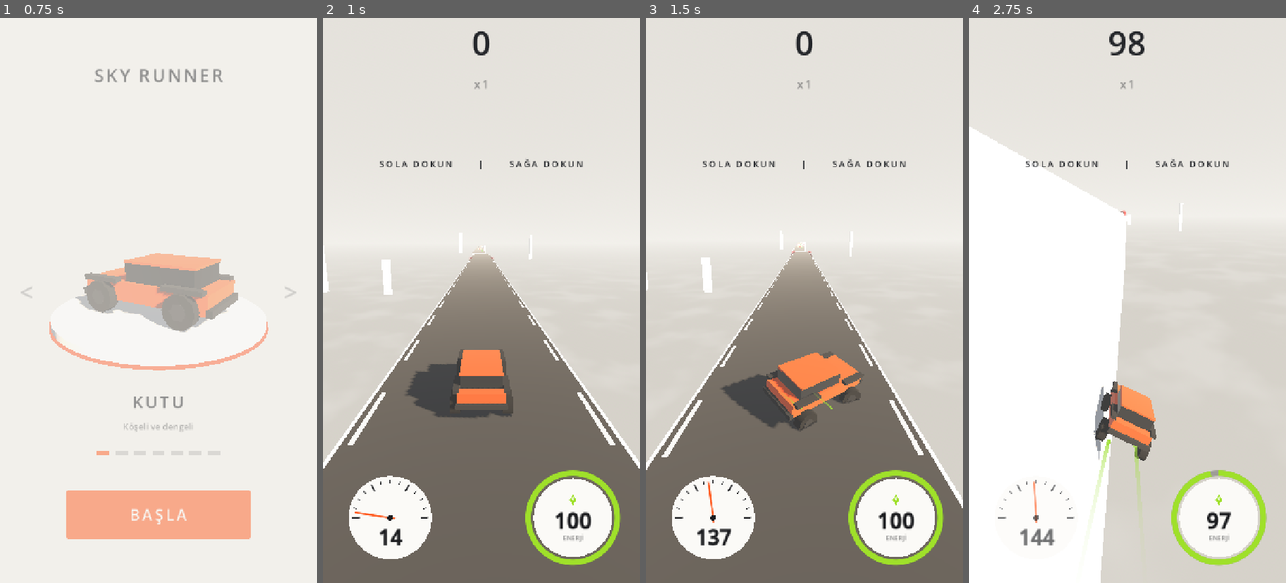
Above: before the commit, frames 1-4 (left to right).
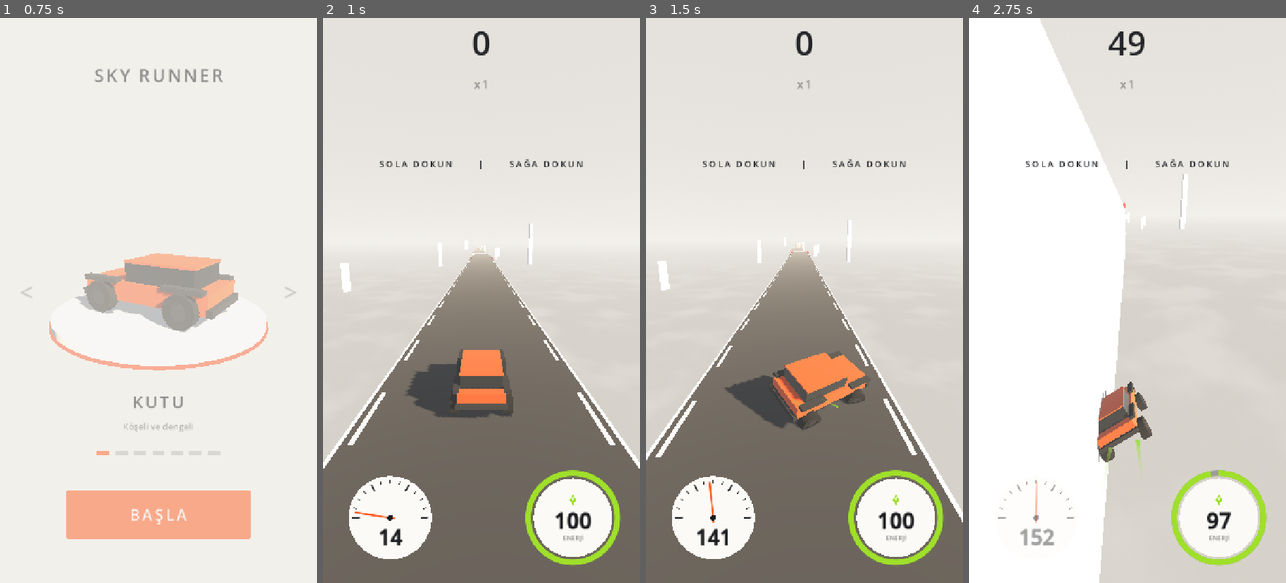
Above: after the commit, the same moments.

Repository: basarbellisan/Runny
Game: Godot game, scene res://scenes/menu.tscn
The game is run twice, just before and just after one commit, with the same random seed, the same clock (stepped at 60 frames per second) and the same inputs.
Inputs (mouse positions are in pixels of both pictures, inside the frame that each line leads up to):
- Up to frame 1 (0.75 s): click "BAŞLA" at 0.5 s
- Up to frame 2 (1 s): no input
- Up to frame 3 (1.5 s): tap Enter at 1.25, 1.35 s; move the mouse to (874, 272) at 1.27 s; hold D from 1.28 s (still down); click (874, 272) at 1.42 s
- Up to frame 4 (2.75 s): tap Space at 1.52 s; release D at 2 s; drag from (1064, 328) to (1111, 413) at 2.02 s

Frame 1 is identical in both runs. In frame 2, 0.5% of the frame differs, in the area x 0-67%, y 36-66%; in frame 3, 4.9%; in frame 4, 11%, in the area x 0-70%, y 0-100%.

Commit message:
Ayar panelinde onaylanan değerler varsayılan oldu
Hız: başlangıç 40, en yüksek/tavan 80, hızlanma 1.5, sonra 0.15. Direksiyon tepkisi 85,
havada kontrol 0.8, gaz dolma 0.5 sn, çakıl (hız 0.8, tutuş 0.05, savurma 30, etki 1.4,
sendeleme 1.3), havada yatma 40°, kendiliğinden düzelme 0, temiz iniş 2°, süspansiyon 80,
tırmanma 8.5. Yollar: boşluk zorluğu (0.1, 0.8), genişlik en az (7.5, 5) en çok (10, 8),
yan yol olasılığı 1, aksiyon 4, en dik yokuş 21°, yatık ağırlık 2, en çok yatıklık 17°,
çatal ağırlığı 2. İz ömrü 0.1-0.25.
Editör fiziği ve oyun içi kalıp kontrolü aynı hız/kontrol değerleri; en dik yokuş 21°,
yatıklık 17°. Yol uzunluk ölçeği yine başlangıç hızına göre (oynanan oyunla aynı).

Co-Authored-By: Claude Opus 5.5 <noreply@anthropic.com>
Claude-Session: https://claude.ai/code/session_016S88RPn945sNcGg6oLe6PH

Diff:
--- a/scripts/car.gd
+++ b/scripts/car.gd
@@ -26,17 +26,17 @@
 
 enum Mode { DRIVE, FALLING, FLYING, LAUNCH, DEAD }
 
-@export var start_speed := 39.5  # 142 km/sa
-@export var max_speed := 55.0
+@export var start_speed := 40.0  # 144 km/sa
+@export var max_speed := 80.0
 ## En yüksek hıza varınca hız yavaşça artmaya devam eder (m/s, her saniye), top_speed'e kadar
-@export var late_acceleration := 0.08
-@export var top_speed := 75.0
+@export var late_acceleration := 0.15
+@export var top_speed := 80.0
 ## Saniyede hız artışı (m/s)
-@export var acceleration := 0.35
+@export var acceleration := 1.5
 @export var steer_speed := 11.0
-@export var steer_accel := 70.0
+@export var steer_accel := 85.0
 ## Havadayken direksiyonun etkisi (0-1)
-@export_range(0.0, 1.0) var air_control := 0.6
+@export_range(0.0, 1.0) var air_control := 0.8
 @export var gravity := 28.0
 ## Yolun kenarından çıkarken verilen küçük yukarı itiş
 @export var launch_velocity := 8.0
@@ -52,7 +52,7 @@
 ## Süspansiyon: tekerin aşağı sarkabileceği mesafe (m)
 @export var suspension_travel := 0.42
 ## Süspansiyon yayı ve sönümü (gövdenin yatma/kalkma salınımı)
-@export var suspension_stiffness := 110.0
+@export var suspension_stiffness := 80.0
 @export var suspension_damping := 8.0
 ## Bir yanın iki tekeri boşta: araba kenarın üstünden devrilir (rad/sn²)
 @export var tip_roll_accel := 9.0
@@ -64,15 +64,15 @@
 
 @export_group("Havada")
 ## Havada direksiyon arabayı o yana yatırır (en fazla bu kadar derece)
-@export var air_lean_deg := 28.0
+@export var air_lean_deg := 40.0
 ## Direksiyon bırakılınca yatmanın sönme süresi (sn)
 @export var air_lean_time := 0.35
 ## Havada kendiliğinden düzelme (1/sn). 0: hiç yardım yok
-@export var air_self_level := 0.35
+@export var air_self_level := 0.0
 
 @export_group("İniş")
 ## Bu açıdan (derece) az sapmayla inersen temiz iniş
-@export var clean_landing_deg := 12.0
+@export var clean_landing_deg := 2.0
 ## Bu açıdan fazla yan/ters inersen araba patlar
 @export var crash_landing_deg := 75.0
 ## Bu dikey hızın üstünde (m/s) düzgün inişte bile sendeleme başlar
@@ -84,7 +84,7 @@
 ## Gazın ekleyebileceği en fazla hız (m/s)
 @export var boost_max_extra := 45.0
 ## Gazın tam güce çıkma ve sönme süreleri (sn)
-@export var boost_rise_time := 0.22
+@export var boost_rise_time := 0.5
 @export var boost_fall_time := 0.35
 ## Dolu yakıtla gaz bu kadar saniye yanar; erken basan yolun sonuna yakıtsız varır
 @export var boost_burn_time := 1.35
@@ -97,13 +97,13 @@
 
 @export_group("Zemin")
 ## Çakılda ileri hız bu orana düşer, direksiyon tutuşu bu orana iner
-@export var gravel_speed := 0.55
-@export var gravel_grip := 0.3
+@export var gravel_speed := 0.8
+@export var gravel_grip := 0.05
 ## Çakılda arabayı sağa sola savuran itiş (m/s²) ve çakıldan çıkınca süren sendeleme (sn)
-@export var gravel_shove := 38.0
-@export var gravel_after := 0.8
+@export var gravel_shove := 30.0
+@export var gravel_after := 1.3
 ## Çakıl etkisi hızla artar: en yüksek hızda savurma bu kat güçlü
-@export var gravel_speed_gain := 1.35
+@export var gravel_speed_gain := 1.4
 ## Arka savrulma (görsel): çakılda burun sağa sola bu kadar döner (rad)
 @export var gravel_fishtail := 0.22
 
@@ -127,7 +127,7 @@
 @export_range(0.0, 1.0) var dive_forward_scale := 0.4
 @export var flight_steer_accel := 45.0
 ## Uçarken iki parmakla uçuş yüksekliğinin en fazla bu kadar üstüne çıkılır (m)
-@export var climb_height := 8.0
+@export var climb_height := 8.5
 ## Yükselme hızı (m/s)
 @export var climb_speed := 9.0
 ## Kanatsız düşerken uçuş yüksekliğinin bu kadar altı: uçurum
--- a/scripts/car_trail.gd
+++ b/scripts/car_trail.gd
@@ -12,8 +12,8 @@
 		style = v
 		_apply_style()
 ## Gazsızken ve tam gazdayken izin ömrü (sn)
-@export var min_life := 0.18
-@export var max_life := 1.1
+@export var min_life := 0.1
+@export var max_life := 0.25
 ## Tam gazda ışık izinin genişlik katı (boyunca eşit: uca doğru incelmez)
 @export var boost_width := 3.2
 
--- a/scripts/level_check.gd
+++ b/scripts/level_check.gd
@@ -4,11 +4,11 @@
 ## editor/physics.js'deki analyze() ve vary() ile aynı kurallar (değişirse ikisi birlikte).
 ## Kalıp: { at, pieces: [{id,x,w,z0,len,h0,h1,bank,side}], obstacles: [{id,kind,x,w,z0,len,rise,dir,dx}] }
 
-const START_SPEED := 39.5
-const MAX_SPEED := 55.0
-const ACCELERATION := 0.35
-const LATE_ACCELERATION := 0.08
-const TOP_SPEED := 75.0
+const START_SPEED := 40.0
+const MAX_SPEED := 80.0
+const ACCELERATION := 1.5
+const LATE_ACCELERATION := 0.15
+const TOP_SPEED := 80.0
 const GRAVITY := 28.0
 const LAUNCH_VELOCITY := 8.0
 const BOOST_BONUS := 1.35
@@ -16,10 +16,11 @@
 const CAR_LEN := 3.9
 const HALF_WIDTH := 1.1
 const STEER_SPEED := 11.0
-const AIR_CONTROL := 0.6
+const AIR_CONTROL := 0.8
 const BUMP_LAUNCH := 1.4
 const LIGHTS_TIME := 1.1
-const MAX_SLOPE_DEG := 18.0
+const MAX_SLOPE_DEG := 21.0
+const MAX_BANK_DEG := 17.0
 
 const VARY_OPS := ["gap", "len", "width", "rows", "swap", "rise"]
 
@@ -188,7 +189,7 @@
 			add.call(true, "dik yokuş #%s" % p.id)
 		if f(p, "w") < 3.0:
 			add.call(false, "dar yol #%s" % p.id)
-		if absf(f(p, "bank")) > 15.0:
+		if absf(f(p, "bank")) > MAX_BANK_DEG:
 			add.call(false, "yatıklık #%s" % p.id)
 	for i in pieces.size():
 		for j in range(i + 1, pieces.size()):
--- a/scripts/road_generator.gd
+++ b/scripts/road_generator.gd
@@ -108,20 +108,18 @@
 	Color("fbfaf7"), Color("b3c4a5"), Color("a5bccf"), Color("dcc8a6"), Color("9da7b1"),
 ]
 
-## Yol uzunlukları hızla orantılı (süre olarak aynı kalır): bu hızda temel uzunluk
-const LENGTH_REF_SPEED := 22.0
 @export var view_distance := 450.0
 @export var cleanup_distance := 40.0
 ## Düz yollarda yükseklik bu bandın içinde kalır
 @export var height_band := Vector2(-4.0, 4.0)
-@export var min_width := Vector2(3.0, 5.0)    # (zor, kolay)
-@export var max_width := Vector2(6.5, 10.0)   # (zor, kolay)
+@export var min_width := Vector2(7.5, 5.0)    # (zor, kolay)
+@export var max_width := Vector2(10.0, 8.0)   # (zor, kolay)
 ## Bu mesafeye (metre) gelince zorluk tavan yapar
 @export var difficulty_distance := 3000.0
-@export_range(0.0, 1.0) var side_road_chance := 0.3
+@export_range(0.0, 1.0) var side_road_chance := 1.0
 ## Boşluğun, gazsız ulaşılamayan en kısa ile tam gazla ulaşılan en uzun
 ## arasındaki yeri (0: az gaz yeter, 1: tam gaz şart)
-@export var gap_difficulty := Vector2(0.1, 0.85)
+@export var gap_difficulty := Vector2(0.1, 0.8)
 ## Kalıpların açıldığı mesafeler (m). Başlangıç pistinden hemen sonra hepsi
 ## kolay hâlleriyle gelebilir (her oyun farklı başlar); ease_distance'a kadar
 ## açılar ve yükseklikler yavaşça tam değerine çıkar.
@@ -133,7 +131,7 @@
 ## Çıkmaz kalıbının seçilme ağırlığı (diğerleri ~0.5-1)
 @export var dead_end_weight := 0.5
 ## Çatal kalıbının seçilme ağırlığı
-@export var fork_weight := 0.6
+@export var fork_weight := 2.0
 ## Yol ağı (yol üstü rampalar, alçak/yüksek yan yollar, dönüş rampaları) bu mesafeden
 ## sonra gelir; düz uzun bir yolun bu olasılıkla ağ olması, mesafeyle artar (az -> çok)
 @export var network_from := 0.0
@@ -144,15 +142,15 @@
 @export var network_full_at := 4000.0
 ## Yatık yollar (yana yatıp düzelen) bu mesafeden sonra gelir; ağırlık ve en fazla açı
 @export var banks_from := 0.0
-@export var bank_weight := 1.0
-@export var max_bank_deg := 15.0
+@export var bank_weight := 2.0
+@export var max_bank_deg := 17.0
 ## Düz yollara engel (çarpınca patlar) ve çakıl (yavaşlatır) bu mesafeden sonra gelir
 @export var obstacles_from := 0.0
 ## Düz bir yolun engelli olma olasılığı (zorlukla bu değere çıkar)
 @export_range(0.0, 1.0) var obstacle_chance := 1.0
 ## Pist ışıkları: yolun sonundaki ışıklı bölgenin süresi (sn, o anki hızla)
 @export var lights_time := 1.1
-@export var max_slope_deg := 18.0
+@export var max_slope_deg := 21.0
 @export var zone_length := 1000.0
 
 var car: Car
@@ -648,7 +646,7 @@
 		# Çıkmazın olduğu taraftan uzaklaş: çıkmazdan düşen araba ana yola çarpmasın
 		dx = -_avoid_side * _rng.randf_range(0.0, max_dx)
 		_avoid_count -= 1
-	var length := _rng.randf_range(40.0, 100.0) * (v / LENGTH_REF_SPEED) * float(spec.get("len", 1.0))
+	var length := _rng.randf_range(40.0, 100.0) * (v / car.start_speed) * float(spec.get("len", 1.0))
 	# Düz, geniş yollar bazen engelli olur: sağ-sol oynanacak yer için uzar
 	var banked: bool = spec.has("bank")
 	var plain: bool = not (banked or spec.has("angle") or spec.has("rise_to") or spec.has("rise") or spec.get("dead_end", false))
@@ -946,7 +944,7 @@
 		if absf(x - main_seg.x) >= gap and signf(x - main_seg.x) == side:
 			options.append(x)
 	var main_len := main_seg.z_start - main_seg.z_end
-	var length := minf(_rng.randf_range(60.0, 90.0) * (v / LENGTH_REF_SPEED), main_len - 35.0)
+	var length := minf(_rng.randf_range(60.0, 90.0) * (v / car.start_speed), main_len - 35.0)
 	if options.is_empty() or length < 40.0:
 		return
 	var x: float = options[_rng.randi() % options.size()]
@@ -1155,7 +1153,7 @@
 ## Aksiyon çarpanı: yoldaki olay sayısı ve sıklığı, yoğun yolların payı, kristal
 ## fırsatları bununla çarpılır (1 = eski yoğunluk). Olaylar arası tepki süresi
 ## yine de en az ~0.45 sn kalır.
-@export var action := 2.0
+@export var action := 4.0
 ## Aksiyon mesafeyle artar: çarpanın başta ve action_growth_at metrede aldığı kat
 @export var action_growth := Vector2(1.0, 2.0)
 @export var action_growth_at := 8000.0
Not shown, changed: README.md
Not shown, changed: editor/editor.js
Not shown, changed: editor/physics.js
